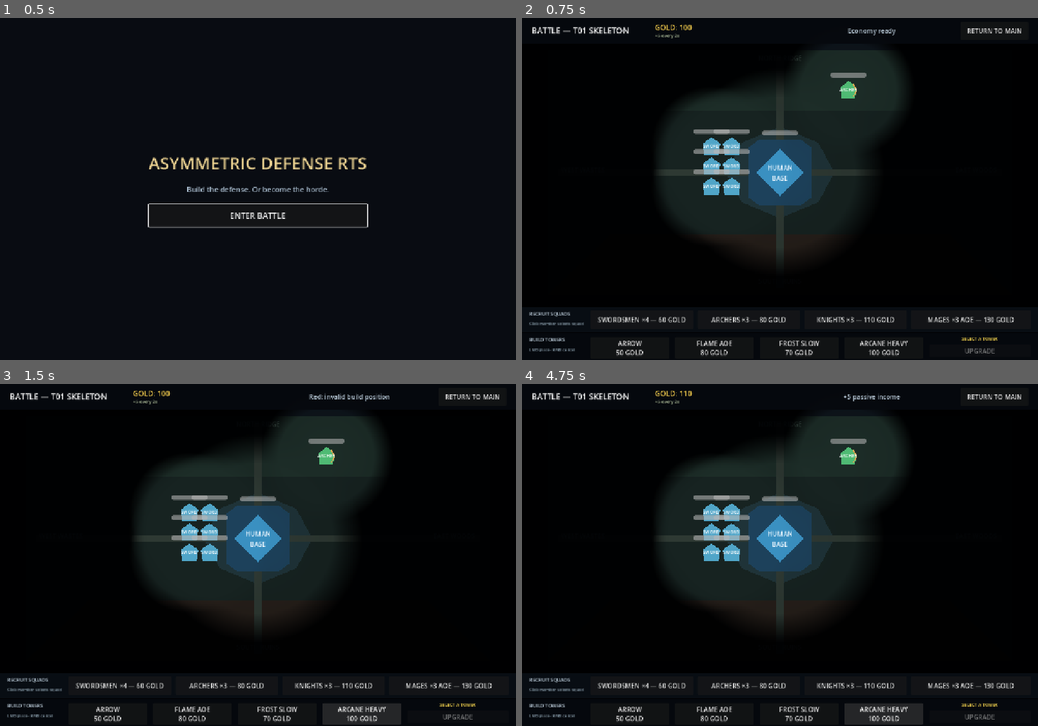
Above: before the commit, frames 1-4 (two rows, left to right).
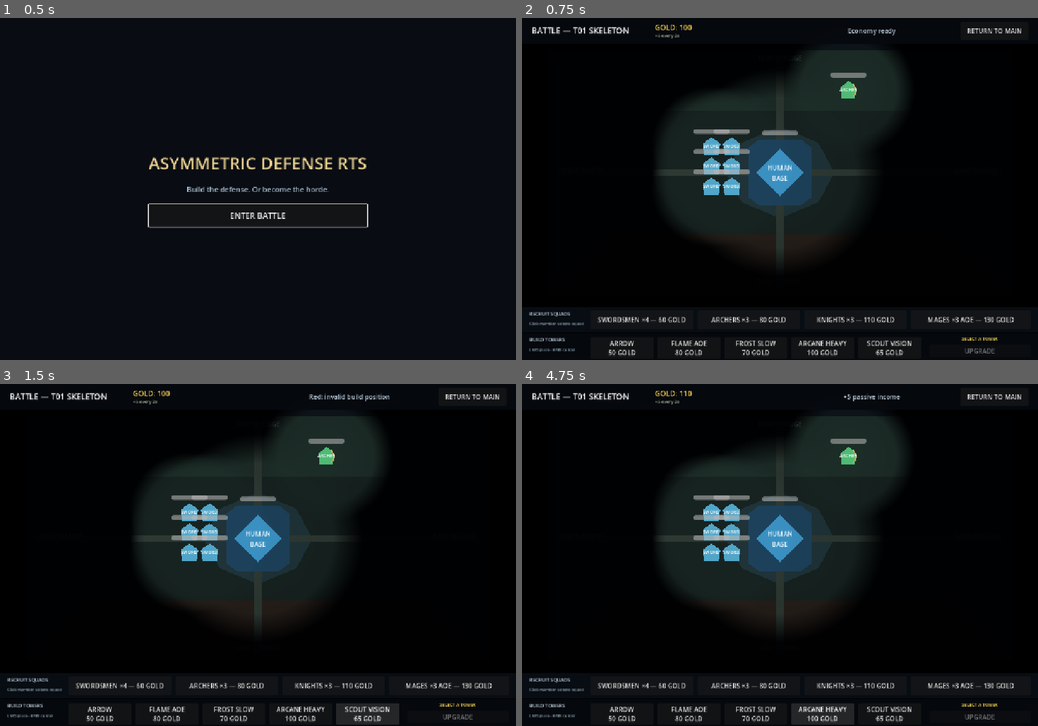
Above: after the commit, the same moments.

Repository: Mr-Zhou20030725/RTS-Game
Game: Godot game, scene res://scenes/main/main.tscn
Same seed, same stepped clock (60 frames per second), same inputs: the game is played once before the commit and once after it.
Inputs (mouse positions are in pixels of both pictures, inside the frame that each line leads up to):
- Up to frame 1 (0.5 s): no input
- Up to frame 2 (0.75 s): click "ENTER BATTLE" at 0.5 s
- Up to frame 3 (1.5 s): click (366, 712) at 1.25 s, where only the run after the commit has a clickable "SCOUT VISION 65 GOLD"
- Up to frame 4 (4.75 s): click "ARROW 50 GOLD" at 2 s; click "FLAME AOE 80 GOLD" at 2.75 s; click "FROST SLOW 70 GOLD" at 3.5 s; click "ARCANE HEAVY 100 GOLD" at 4.25 s

Frame 1 is identical in both runs. In frame 2, 1.0% of the frame differs, in the area x 16-76%, y 94-99%; in frame 3, 1.1%; in frame 4, 1.2%, in the area x 16-78%, y 93-100%.

Commit message:
feat: complete T15 scout tower

Diff:
--- /dev/null
+++ b/resources/towers/scout_tower.tres
@@ -0,0 +1,23 @@
+[gd_resource type="Resource" script_class="TowerData" load_steps=2 format=3]
+
+[ext_resource type="Script" path="res://scripts/building/tower_data.gd" id="1_data"]
+
+[resource]
+script = ExtResource("1_data")
+tower_id = &"scout"
+display_name = "Scout Tower"
+cost = 65
+max_health = 170.0
+attack_style = 0
+damage = 2.0
+attack_interval = 2.4
+attack_range = 180.0
+projectile_speed = 460.0
+vision_radius = 480.0
+upgrade_cost = 85
+upgrade_damage_multiplier = 1.5
+upgrade_range_bonus = 20.0
+upgrade_description = "Damage +50%, range +20"
+foundation_color = Color(0.10, 0.34, 0.29, 1)
+tower_color = Color(0.31, 0.95, 0.67, 1)
+projectile_color = Color(0.72, 1, 0.81, 1)
--- a/scenes/building/building_placement_manager.tscn
+++ b/scenes/building/building_placement_manager.tscn
@@ -7,13 +7,14 @@
 [ext_resource type="Resource" path="res://resources/towers/flame_tower.tres" id="5_flame"]
 [ext_resource type="Resource" path="res://resources/towers/frost_tower.tres" id="6_frost"]
 [ext_resource type="Resource" path="res://resources/towers/arcane_tower.tres" id="7_arcane"]
+[ext_resource type="Resource" path="res://resources/towers/scout_tower.tres" id="8_scout"]
 
 [node name="BuildingPlacementManager" type="Node2D" groups=["building_placement_manager"]]
 z_index = 5
 script = ExtResource("1_manager")
 default_building_scene = ExtResource("2_tower")
 tower_building_scene = ExtResource("3_defense")
-tower_data_catalog = Array[Resource]([ExtResource("4_arrow"), ExtResource("5_flame"), ExtResource("6_frost"), ExtResource("7_arcane")])
+tower_data_catalog = Array[Resource]([ExtResource("4_arrow"), ExtResource("5_flame"), ExtResource("6_frost"), ExtResource("7_arcane"), ExtResource("8_scout")])
 default_building_cost = 50
 buildable_bounds = Rect2(80, 96, 1120, 576)
 overlap_padding = 8.0
--- a/scripts/ui/battle_hud.gd
+++ b/scripts/ui/battle_hud.gd
@@ -11,6 +11,7 @@
 @onready var flame_tower_button: Button = %FlameTowerButton
 @onready var frost_tower_button: Button = %FrostTowerButton
 @onready var arcane_tower_button: Button = %ArcaneTowerButton
+@onready var scout_tower_button: Button = %ScoutTowerButton
 @onready var selected_tower_label: Label = %SelectedTowerLabel
 @onready var upgrade_tower_button: Button = %UpgradeTowerButton
 @onready var swordsman_squad_button: Button = %SwordsmanSquadButton
@@ -31,6 +32,7 @@
 	flame_tower_button.pressed.connect(_on_tower_button_pressed.bind(1))
 	frost_tower_button.pressed.connect(_on_tower_button_pressed.bind(2))
 	arcane_tower_button.pressed.connect(_on_tower_button_pressed.bind(3))
+	scout_tower_button.pressed.connect(_on_tower_button_pressed.bind(4))
 	upgrade_tower_button.pressed.connect(_on_upgrade_tower_button_pressed)
 	swordsman_squad_button.pressed.connect(_on_squad_button_pressed.bind(0))
 	archer_squad_button.pressed.connect(_on_squad_button_pressed.bind(1))
@@ -237,6 +239,7 @@
 		flame_tower_button,
 		frost_tower_button,
 		arcane_tower_button,
+		scout_tower_button,
 	]
 
 
--- a/tests/validate_t11.gd
+++ b/tests/validate_t11.gd
@@ -77,8 +77,8 @@
 	await process_frame
 
 	var catalog: Array[Resource] = placement.get_tower_data_catalog()
-	if catalog.size() != 4:
-		_fail("The placement catalog does not contain all four towers.")
+	if catalog.size() < 4:
+		_fail("The placement catalog does not retain all four core towers.")
 		return false
 	var expected_ids := [&"arrow", &"flame", &"frost", &"arcane"]
 	var positions := [
--- /dev/null
+++ b/tests/validate_t15.gd
@@ -0,0 +1,158 @@
+extends SceneTree
+
+const MAP_SCENE := preload("res://scenes/map/mvp_map.tscn")
+const FOG_SCENE := preload("res://scenes/visibility/fog_of_war_manager.tscn")
+const ECONOMY_SCENE := preload("res://scenes/economy/human_economy.tscn")
+const PLACEMENT_SCENE := preload(
+	"res://scenes/building/building_placement_manager.tscn"
+)
+const BATTLE_SCENE := preload("res://scenes/battle/battle.tscn")
+const SCOUT_DATA := preload("res://resources/towers/scout_tower.tres")
+const CORE_TOWER_DATA := [
+	preload("res://resources/towers/arrow_tower.tres"),
+	preload("res://resources/towers/flame_tower.tres"),
+	preload("res://resources/towers/frost_tower.tres"),
+	preload("res://resources/towers/arcane_tower.tres"),
+]
+
+
+func _init() -> void:
+	_run_validation()
+
+
+func _run_validation() -> void:
+	if not _validate_scout_identity():
+		return
+	if not await _validate_build_entry():
+		return
+	if not await _validate_exploration_value():
+		return
+	print(
+		"T15 validation passed: the fifth data-driven Scout Tower is buildable, "
+		+ "has much weaker combat output than every core tower, and reveals a "
+		+ "large hidden area without leaking vision from its build preview."
+	)
+	quit()
+
+
+func _validate_scout_identity() -> bool:
+	if SCOUT_DATA.tower_id != &"scout":
+		_fail("Scout Tower Resource has the wrong identity.")
+		return false
+	var scout_dps: float = SCOUT_DATA.damage / SCOUT_DATA.attack_interval
+	for core_data in CORE_TOWER_DATA:
+		if SCOUT_DATA.vision_radius <= core_data.vision_radius:
+			_fail("Scout Tower vision is not larger than every output tower.")
+			return false
+		var core_dps: float = core_data.damage / core_data.attack_interval
+		if scout_dps >= core_dps * 0.25:
+			_fail("Scout Tower combat output is not meaningfully weaker.")
+			return false
+	if SCOUT_DATA.attack_range >= SCOUT_DATA.vision_radius:
+		_fail("Scout Tower combat range is not distinct from its vision role.")
+		return false
+	return true
+
+
+func _validate_build_entry() -> bool:
+	var battle := BATTLE_SCENE.instantiate()
+	root.add_child(battle)
+	await process_frame
+	await process_frame
+	var hud := battle.get_node("HUDLayer/BattleHUD") as Control
+	var button := hud.get_node(
+		"TowerBuildBar/ScoutTowerButton"
+	) as Button
+	if button == null or not button.is_visible_in_tree():
+		_fail("Scout Tower build button is missing or hidden.")
+		return false
+	if not Rect2(Vector2.ZERO, hud.get_viewport_rect().size).intersects(
+		button.get_global_rect()
+	):
+		_fail("Scout Tower build button is outside the visible viewport.")
+		return false
+	var placement := battle.get_node("BuildingPlacementManager")
+	var catalog: Array[Resource] = placement.get_tower_data_catalog()
+	if catalog.size() != 5 or catalog[4].get("tower_id") != &"scout":
+		_fail("Scout Tower is not the fifth independent catalog entry.")
+		return false
+	button.pressed.emit()
+	await process_frame
+	var preview := placement.get_preview() as Node2D
+	if (
+		preview == null
+		or preview.call("get_tower_data").get("tower_id") != &"scout"
+	):
+		_fail("Scout Tower HUD button did not open its configured preview.")
+		return false
+	placement.cancel_placement()
+	_cleanup([battle])
+	await process_frame
+	return true
+
+
+func _validate_exploration_value() -> bool:
+	var map := MAP_SCENE.instantiate()
+	map.generation_seed = 3
+	var fog := FOG_SCENE.instantiate()
+	var economy = ECONOMY_SCENE.instantiate()
+	economy.starting_gold = 500
+	economy.passive_income_amount = 0
+	var placement = PLACEMENT_SCENE.instantiate()
+	root.add_child(map)
+	root.add_child(fog)
+	root.add_child(economy)
+	root.add_child(placement)
+	await process_frame
+	await physics_frame
+	fog.refresh_visibility()
+
+	var base := map.human_base as Node2D
+	var target_nest := map.get_active_nests()[0] as Node2D
+	if target_nest.visible or fog.is_node_visible_to_human(target_nest):
+		_fail("Scout exploration target was already visible before construction.")
+		return false
+	var direction := base.global_position.direction_to(target_nest.global_position)
+	var build_position := base.global_position + direction * 180.0
+	if not placement.begin_tower_placement(4, build_position):
+		_fail("Could not begin Scout Tower placement inside existing vision.")
+		return false
+	if not placement.is_preview_position_valid():
+		_fail("Scout Tower preview rejected a legal visible position.")
+		return false
+	fog.refresh_visibility()
+	if target_nest.visible:
+		_fail("Scout Tower build preview leaked vision before construction.")
+		return false
+	if not placement.confirm_placement():
+		_fail("Could not construct the Scout Tower.")
+		return false
+	fog.refresh_visibility()
+	var tower: Node2D = placement.get_placed_buildings()[0]
+	var source := tower.get_node("VisionSourceComponent") as VisionSourceComponent
+	if not is_equal_approx(source.get_vision_radius(), SCOUT_DATA.vision_radius):
+		_fail("Placed Scout Tower did not apply its configured vision radius.")
+		return false
+	if not target_nest.visible or not fog.is_node_visible_to_human(target_nest):
+		_fail("Constructed Scout Tower did not reveal the hidden nest area.")
+		return false
+	if economy.get_gold() != 500 - SCOUT_DATA.cost:
+		_fail("Scout Tower construction did not deduct its exact cost.")
+		return false
+
+	_cleanup([map, fog, economy, placement])
+	await process_frame
+	return true
+
+
+func _cleanup(nodes: Array) -> void:
+	for node in nodes:
+		if node != null and is_instance_valid(node):
+			if node.get_parent() != null:
+				node.get_parent().remove_child(node)
+			node.queue_free()
+
+
+func _fail(message: String) -> void:
+	push_error("T15 validation failed: %s" % message)
+	quit(1)
--- a/ui/battle_hud/battle_hud.tscn
+++ b/ui/battle_hud/battle_hud.tscn
@@ -204,7 +204,7 @@
 layout_mode = 0
 offset_left = 170.0
 offset_top = 9.0
-offset_right = 365.0
+offset_right = 326.0
 offset_bottom = 57.0
 mouse_filter = 0
 text = "ARROW\n50 GOLD"
@@ -212,9 +212,9 @@
 [node name="FlameTowerButton" type="Button" parent="TowerBuildBar"]
 unique_name_in_owner = true
 layout_mode = 0
-offset_left = 380.0
-offset_top = 9.0
-offset_right = 575.0
+offset_left = 336.0
+offset_top = 9.0
+offset_right = 492.0
 offset_bottom = 57.0
 mouse_filter = 0
 text = "FLAME AOE\n80 GOLD"
@@ -222,9 +222,9 @@
 [node name="FrostTowerButton" type="Button" parent="TowerBuildBar"]
 unique_name_in_owner = true
 layout_mode = 0
-offset_left = 590.0
-offset_top = 9.0
-offset_right = 785.0
+offset_left = 502.0
+offset_top = 9.0
+offset_right = 658.0
 offset_bottom = 57.0
 mouse_filter = 0
 text = "FROST SLOW\n70 GOLD"
@@ -232,12 +232,22 @@
 [node name="ArcaneTowerButton" type="Button" parent="TowerBuildBar"]
 unique_name_in_owner = true
 layout_mode = 0
-offset_left = 800.0
-offset_top = 9.0
-offset_right = 995.0
+offset_left = 668.0
+offset_top = 9.0
+offset_right = 824.0
 offset_bottom = 57.0
 mouse_filter = 0
 text = "ARCANE HEAVY\n100 GOLD"
+
+[node name="ScoutTowerButton" type="Button" parent="TowerBuildBar"]
+unique_name_in_owner = true
+layout_mode = 0
+offset_left = 834.0
+offset_top = 9.0
+offset_right = 990.0
+offset_bottom = 57.0
+mouse_filter = 0
+text = "SCOUT VISION\n65 GOLD"
 
 [node name="SelectedTowerLabel" type="Label" parent="TowerBuildBar"]
 unique_name_in_owner = true
Not shown: 1 places in scenes/building/building_placement_manager.tscn that only renumber resources
Not shown, added: tests/validate_t15.gd.uid
Not shown, changed: README.md
